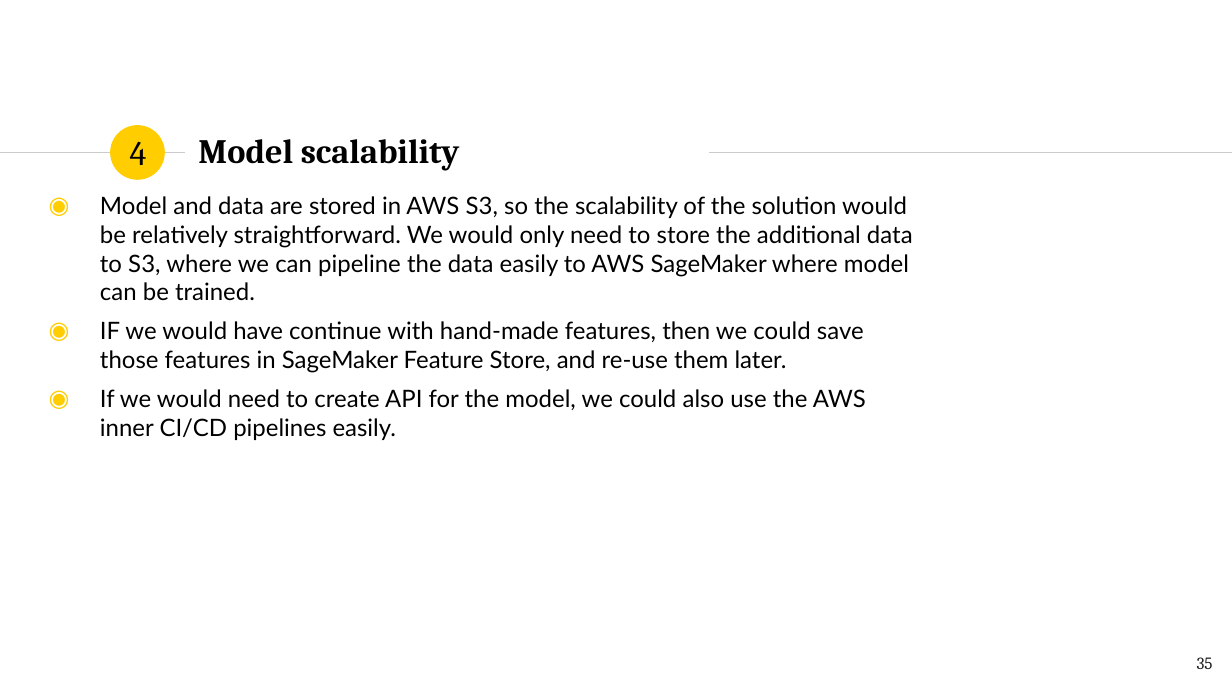
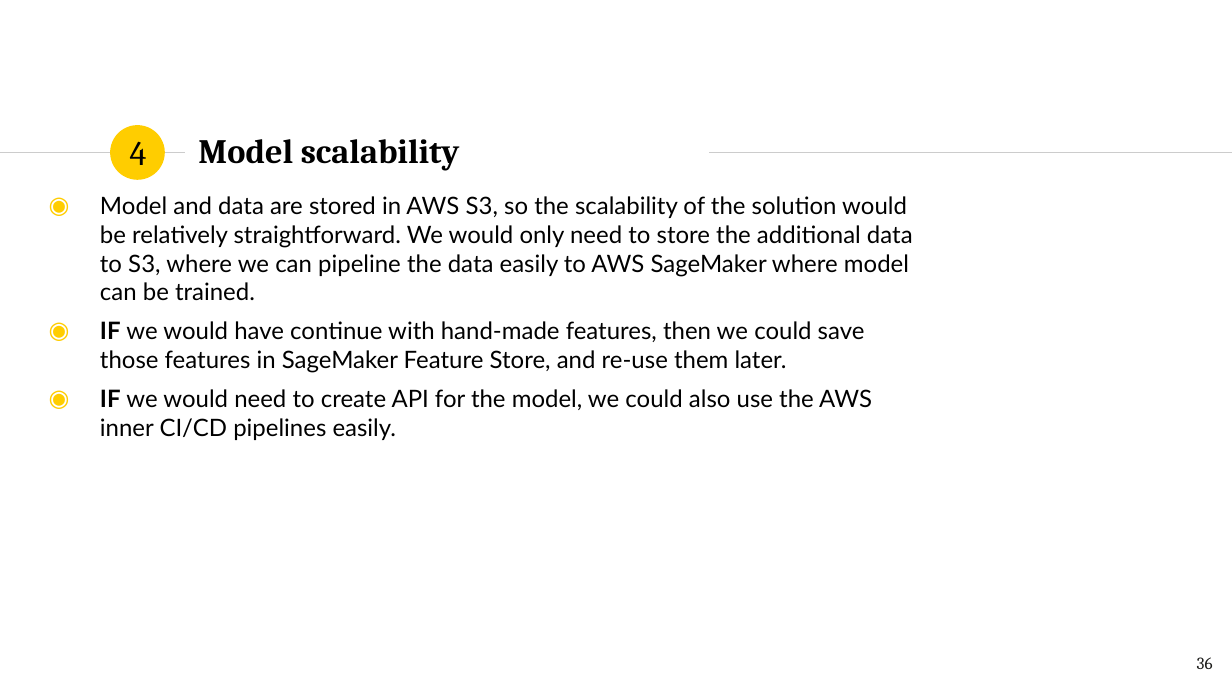
Before and after one commit to TeemuSo/Loop-Q-prize, a slide deck: slide 36 of reports/Sormunen, Teemu_Overview.pptx (slide 35 before the commit). Drawn at 1232x693 pixels with LibreOffice and Linux fonts; fonts in the diff are those of the drawing. Boxes give left, top, right and bottom in pixels: in the first picture for what was removed or moved away, otherwise in the second. Text is boxed around its words. In the diff, an @@ line names an element or a change of style, - is before the commit and + after.

```diff
--- a/reports/Sormunen, Teemu_Overview.pptx
+++ b/reports/Sormunen, Teemu_Overview.pptx
@@ text at box(100, 321, 865, 373): bold on in "IF" @@
@@ text at box(100, 389, 872, 440): text changed @@
-◉ If we would need to create API for the model, we could also use the AWS inner CI/CD pipelines easily.
+◉ IF we would need to create API for the model, we could also use the AWS inner CI/CD pipelines easily.
@@ page number at box(1197, 657, 1213, 669): text changed @@
-35
+36
```
Also in this commit, not shown: 9 other slides changed, 1 slide added, 1 other file.
